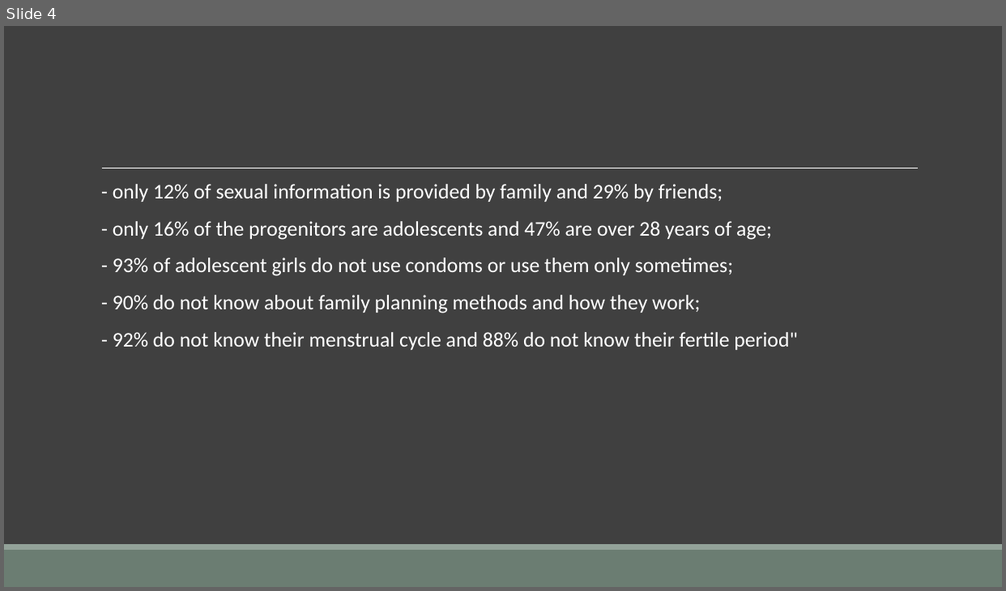
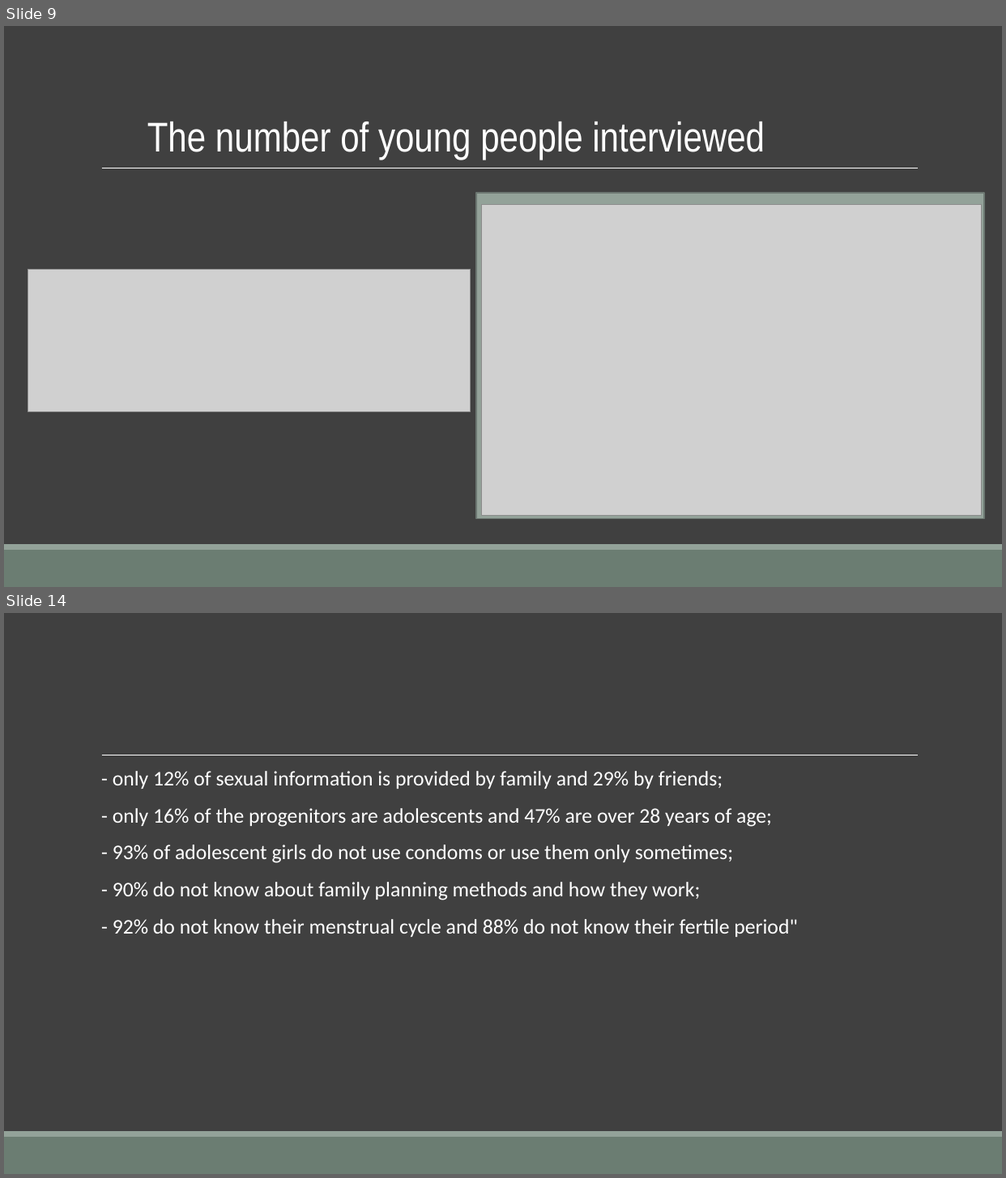
Before and after one commit to Maickery/Child_of_change, a slide deck: Result/Presentation.pptx. Shown one above the other, each under a label of ours: slide 4 before the commit, slides 9 and 14 after it; the slides between them are not shown. The pictures are 1006x591 and 1006x1178 pixels, drawn with LibreOffice and Linux fonts; fonts in the diff are those of the drawing; grey boxes stand for pictures. Boxes give left, top, right and bottom in pixels: in the first picture for what was removed or moved away, otherwise in the second. Text is boxed around its words. In the diff, an @@ line names an element or a change of style, - is before the commit and + after.

```diff
--- a/Result/Presentation.pptx
+++ b/Result/Presentation.pptx
@@ slide 9 added at (4, 26, 1002, 587), background #404040; not listed: 3 template elements that a slide beside it also shows @@
@@ text added at (147, 122, 765, 160), 40 pt, text #FFFFFF @@
+The number of young people interviewed
@@ rectangle added at (476, 193, 984, 518), fill #93A299, outline #6D7871 1.25 pt @@
@@ picture added at (481, 204, 982, 515) @@
@@ picture added at (28, 269, 471, 412) @@
@@ what was slide 4 is now slide 14 @@
```
Also in this commit, not shown: 1 slide changed, 9 other slides added, 4 slides removed, 9 other files.
